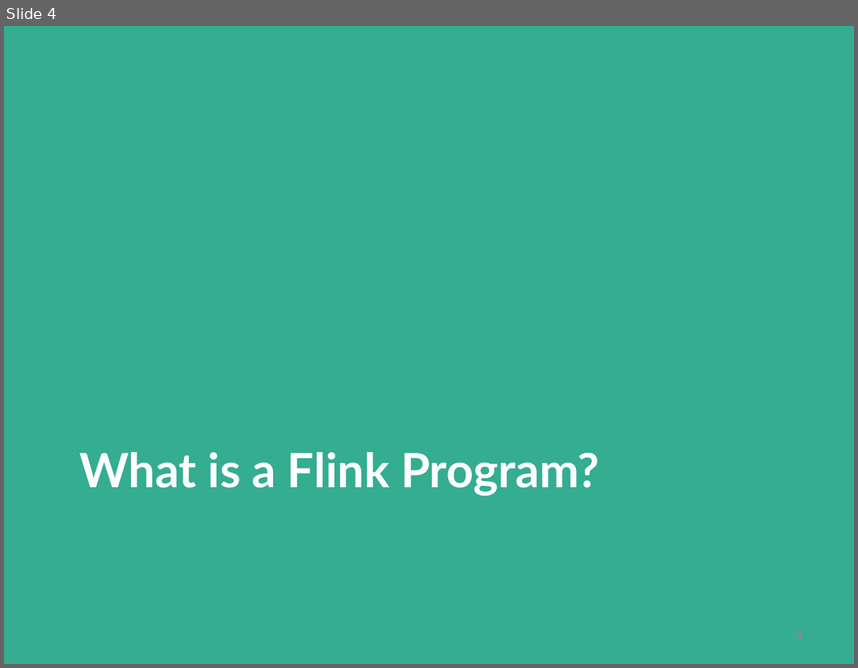
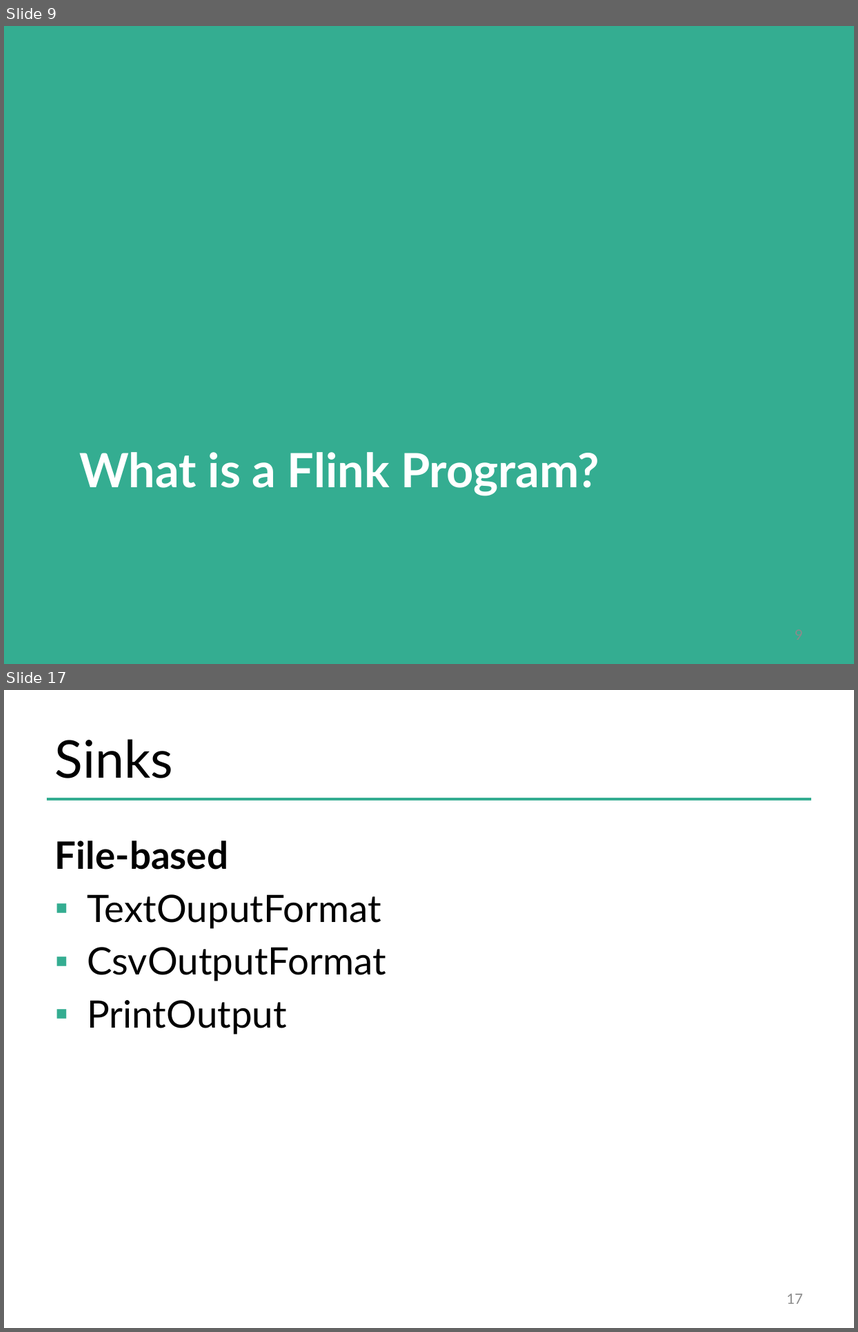
Before and after one commit to dataArtisans/flink-training-web, a slide deck: slides/flink_overview.pptx. Shown one above the other, each under a label of ours: slide 4 before the commit, slides 9 and 17 after it; the slides between them are not shown. The pictures are 858x668 and 858x1332 pixels, drawn with LibreOffice and Linux fonts; fonts in the diff are those of the drawing; background and template pictures are left out. Boxes give left, top, right and bottom in pixels: in the first picture for what was removed or moved away, otherwise in the second. Text is boxed around its words. In the diff, an @@ line names an element or a change of style, - is before the commit and + after.

```diff
--- a/slides/flink_overview.pptx
+++ b/slides/flink_overview.pptx
@@ slide 17 added at bbox=[4, 690, 854, 1328], background #FFFFFF @@
@@ title added at bbox=[55, 739, 173, 778], 44 pt, text #000000 @@
+Sinks
@@ line added from (47, 799) to (811, 799), #34AD91 2 pt @@
@@ text added at bbox=[55, 840, 386, 1034], 32 pt, text #000000 @@
+File-based
+▪ TextOuputFormat
+▪ CsvOutputFormat
+▪ PrintOutput
@@ page number added at bbox=[786, 1293, 803, 1303], 12 pt, text #8C8C8C @@
+17
@@ what was slide 4 is now slide 9 @@
```
Also in this commit, not shown: 3 slides changed, 29 other slides added, 1 slide removed.
